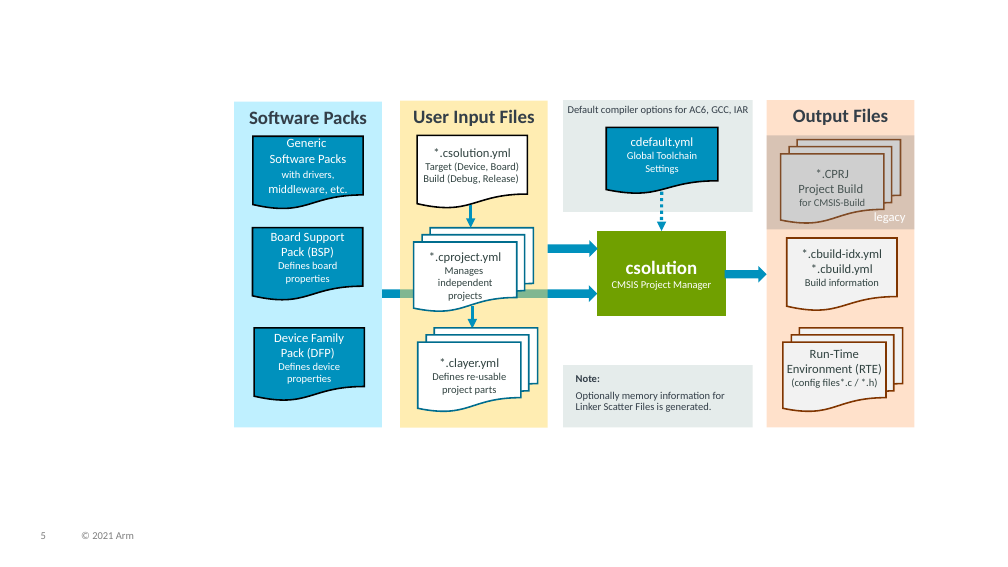
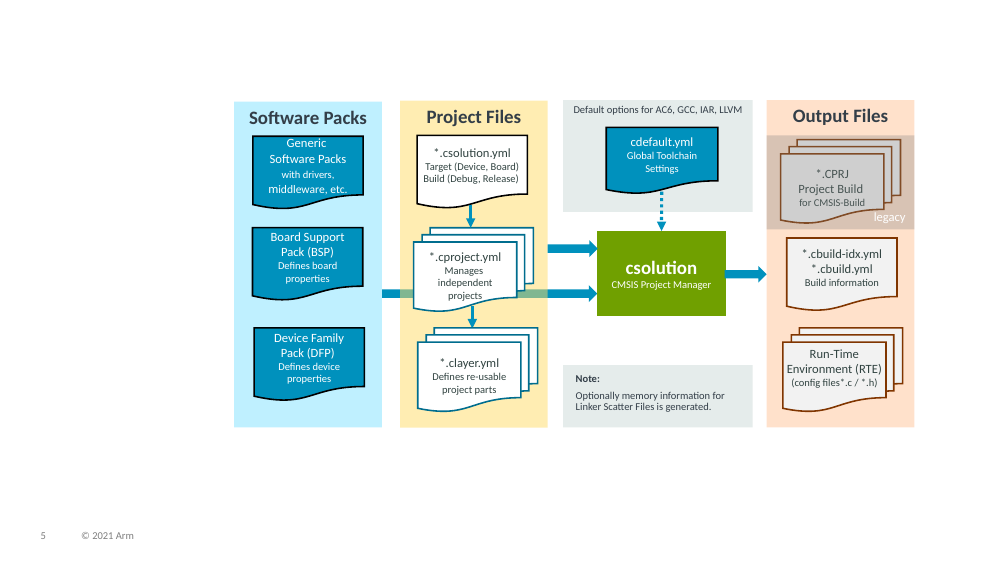
Before and after one commit to Open-CMSIS-Pack/cmsis-toolbox, a slide deck: slide 5 of docs/images/overview.pptx. Drawn at 1008x567 pixels with LibreOffice and Linux fonts; fonts in the diff are those of the drawing. Boxes give left, top, right and bottom in pixels: in the first picture for what was removed or moved away, otherwise in the second. Text is boxed around its words. In the diff, an @@ line names an element or a change of style, - is before the commit and + after.

```diff
--- a/docs/images/overview.pptx
+++ b/docs/images/overview.pptx
@@ text in rectangle at box(427, 109, 521, 126): text changed @@
-User Input Files
+Project Files
@@ text in rectangle at box(574, 106, 742, 115): text changed @@
-Default compiler options for AC6, GCC, IAR
+Default options for AC6, GCC, IAR, LLVM
```
Also in this commit, not shown: 1 other slide changed, 4 other files.
